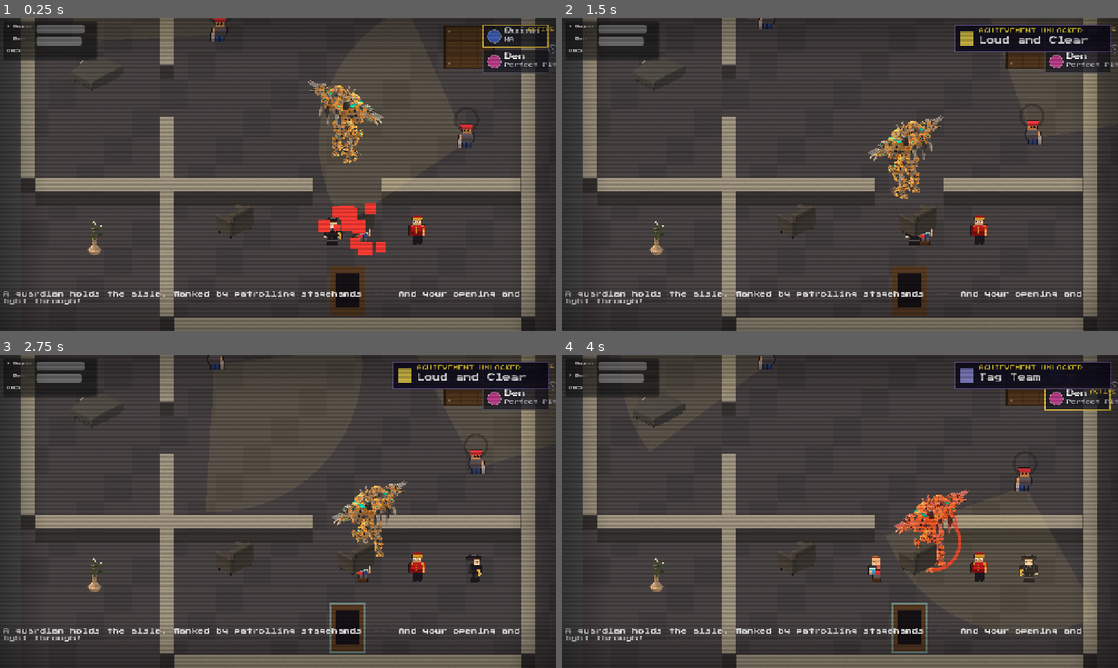
Above: before the commit, frames 1-4 (two rows, left to right).
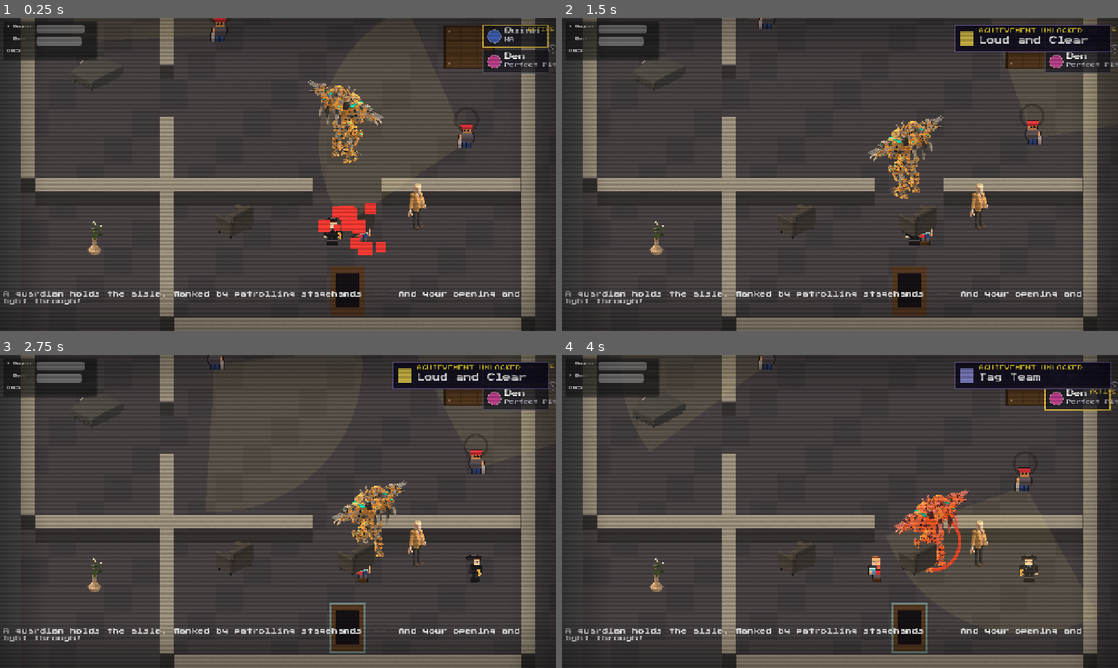
Above: after the commit, the same moments.

Repository: dougreichard/rpg_game
Game: Godot game, scene res://scenes/levels/GrandMarqueeCinema.tscn
Two runs of this game, one before a commit and one after it. Both use one fixed random seed, a clock stepped at 60 frames per second and the inputs below. This scene is started directly instead of the project's main scene.
Inputs (mouse positions are in pixels of both pictures, inside the frame that each line leads up to):
- Up to frame 1 (0.25 s): no input
- Up to frame 2 (1.5 s): tap Enter (ui_accept) at 0.5, 0.77 s; move the mouse to (962, 158) at 0.52 s; hold D (move_right) 0.53-1.25 s; hold F (attack) 0.53-1.25 s; click (962, 158) at 0.67 s; drag from (728, 190) to (917, 230) at 1.27 s
- Up to frame 3 (2.75 s): move the mouse to (333, 442) at 2.02 s; hold D (move_right) from 2.03 s (still down); tap V (dash) at 2.1 s
- Up to frame 4 (4 s): release D (move_right) at 2.75 s; drag from (812, 574) to (1062, 574) at 2.77 s; move the mouse to (1006, 558) at 3.52 s; hold A (move_left) from 3.53 s (still down); tap Tab (swap) at 3.6 s; tap Enter (ui_accept) at 3.77 s

The runs differ from the first frame. In frame 1, 0.4% of the frame differs, in the area x 73-77%, y 52-73%; in frame 2, 0.4%; in frame 3, 0.4%; in frame 4, 0.4%.

Commit message:
In-level NPCs -> Synty billboards (theme-matched, whole roster)
Swap 10 in-level NPCs to Synty character billboards via apply_npc_billboard,
picked from the full pack roster by theme (not just western):
Uncle Doug=Office Developer, ARIA=SciFiSpace RobotFemale, Cyrus=Junker,
Viktor=CrewCaptain, Carnival guard=HorrorCarnival Strongman,
Hieronymus=FortuneTeller, Rio=Crew, Lena=Paramedic, Librarian=Business_Female,
Usher=Office Boss. Wired across 9 levels; PIL fallback retained; boot clean.

Co-Authored-By: Claude Opus 4.8 <noreply@anthropic.com>

Diff:
--- a/scripts/levels/carnival.gd
+++ b/scripts/levels/carnival.gd
@@ -269,9 +269,10 @@
 	_backstage_gate.add_child(_gate_sprite)
 	# Carnival guard sprite — stands at the curtain in idle until talked down
 	_guard_sprite = AnimatedSprite2D.new()
-	var loaded: SpriteFrames = SpriteLoader.try_load_npc("carnival_guard")
-	_guard_sprite.sprite_frames = loaded if loaded != null else PlaceholderArt.make_player_frames(Color(0.8, 0.2, 0.2), "")
-	_guard_sprite.scale = Vector2(SpriteLoader.NPC_SPRITE_SCALE, SpriteLoader.NPC_SPRITE_SCALE) if loaded != null else Vector2.ONE
+	if not PlaceholderArt.apply_npc_billboard(_guard_sprite, "carnival_guard"):
+		var loaded: SpriteFrames = SpriteLoader.try_load_npc("carnival_guard")
+		_guard_sprite.sprite_frames = loaded if loaded != null else PlaceholderArt.make_player_frames(Color(0.8, 0.2, 0.2), "")
+		_guard_sprite.scale = Vector2(SpriteLoader.NPC_SPRITE_SCALE, SpriteLoader.NPC_SPRITE_SCALE) if loaded != null else Vector2.ONE
 	_guard_sprite.play("idle")
 	_guard_sprite.position = BACKSTAGE_POS + Vector2(0.0, 8.0)
 	add_child(_guard_sprite)
--- a/scripts/levels/clocktower.gd
+++ b/scripts/levels/clocktower.gd
@@ -240,9 +240,10 @@
 
 func _create_hieronymus_npc() -> void:
 	_hieronymus_sprite = AnimatedSprite2D.new()
-	var loaded: SpriteFrames = SpriteLoader.try_load_npc("hieronymus")
-	_hieronymus_sprite.sprite_frames = loaded if loaded != null else PlaceholderArt.make_player_frames(HIERONYMUS_COLOR, "")
-	_hieronymus_sprite.scale = Vector2(SpriteLoader.NPC_SPRITE_SCALE, SpriteLoader.NPC_SPRITE_SCALE) if loaded != null else Vector2.ONE
+	if not PlaceholderArt.apply_npc_billboard(_hieronymus_sprite, "hieronymus"):
+		var loaded: SpriteFrames = SpriteLoader.try_load_npc("hieronymus")
+		_hieronymus_sprite.sprite_frames = loaded if loaded != null else PlaceholderArt.make_player_frames(HIERONYMUS_COLOR, "")
+		_hieronymus_sprite.scale = Vector2(SpriteLoader.NPC_SPRITE_SCALE, SpriteLoader.NPC_SPRITE_SCALE) if loaded != null else Vector2.ONE
 	_hieronymus_sprite.play("idle")
 	_hieronymus_sprite.position = HIERONYMUS_POS
 	add_child(_hieronymus_sprite)
--- a/scripts/levels/grand_marquee_cinema.gd
+++ b/scripts/levels/grand_marquee_cinema.gd
@@ -295,9 +295,10 @@
 			add_child(spr)
 	# Uncle Doug — hidden until the level is cleared; appears in the booth
 	_uncle_doug_sprite = AnimatedSprite2D.new()
-	var loaded: SpriteFrames = SpriteLoader.try_load_npc("uncle_doug")
-	_uncle_doug_sprite.sprite_frames = loaded if loaded != null else PlaceholderArt.make_player_frames(Color(0.70, 0.63, 0.48), "")
-	_uncle_doug_sprite.scale = Vector2(SpriteLoader.NPC_SPRITE_SCALE, SpriteLoader.NPC_SPRITE_SCALE) if loaded != null else Vector2.ONE
+	if not PlaceholderArt.apply_npc_billboard(_uncle_doug_sprite, "uncle_doug"):
+		var loaded: SpriteFrames = SpriteLoader.try_load_npc("uncle_doug")
+		_uncle_doug_sprite.sprite_frames = loaded if loaded != null else PlaceholderArt.make_player_frames(Color(0.70, 0.63, 0.48), "")
+		_uncle_doug_sprite.scale = Vector2(SpriteLoader.NPC_SPRITE_SCALE, SpriteLoader.NPC_SPRITE_SCALE) if loaded != null else Vector2.ONE
 	_uncle_doug_sprite.play("idle")
 	_uncle_doug_sprite.position = PROJECTOR_POS + Vector2(48.0, 0.0)
 	_uncle_doug_sprite.visible = false
@@ -364,9 +365,10 @@
 
 func _create_usher_npc() -> void:
 	_usher_sprite = AnimatedSprite2D.new()
-	var loaded: SpriteFrames = SpriteLoader.try_load_npc("usher")
-	_usher_sprite.sprite_frames = loaded if loaded != null else PlaceholderArt.make_player_frames(USHER_COLOR, "")
-	_usher_sprite.scale = Vector2(SpriteLoader.NPC_SPRITE_SCALE, SpriteLoader.NPC_SPRITE_SCALE) if loaded != null else Vector2.ONE
+	if not PlaceholderArt.apply_npc_billboard(_usher_sprite, "usher"):
+		var loaded: SpriteFrames = SpriteLoader.try_load_npc("usher")
+		_usher_sprite.sprite_frames = loaded if loaded != null else PlaceholderArt.make_player_frames(USHER_COLOR, "")
+		_usher_sprite.scale = Vector2(SpriteLoader.NPC_SPRITE_SCALE, SpriteLoader.NPC_SPRITE_SCALE) if loaded != null else Vector2.ONE
 	_usher_sprite.play("idle")
 	_usher_sprite.position = USHER_POS
 	add_child(_usher_sprite)
--- a/scripts/levels/harbor_docks.gd
+++ b/scripts/levels/harbor_docks.gd
@@ -304,9 +304,10 @@
 
 func _create_viktor_npc() -> void:
 	_viktor_sprite = AnimatedSprite2D.new()
-	var loaded: SpriteFrames = SpriteLoader.try_load_npc("viktor")
-	_viktor_sprite.sprite_frames = loaded if loaded != null else PlaceholderArt.make_player_frames(VIKTOR_COLOR, "")
-	_viktor_sprite.scale = Vector2(SpriteLoader.NPC_SPRITE_SCALE, SpriteLoader.NPC_SPRITE_SCALE) if loaded != null else Vector2.ONE
+	if not PlaceholderArt.apply_npc_billboard(_viktor_sprite, "viktor"):
+		var loaded: SpriteFrames = SpriteLoader.try_load_npc("viktor")
+		_viktor_sprite.sprite_frames = loaded if loaded != null else PlaceholderArt.make_player_frames(VIKTOR_COLOR, "")
+		_viktor_sprite.scale = Vector2(SpriteLoader.NPC_SPRITE_SCALE, SpriteLoader.NPC_SPRITE_SCALE) if loaded != null else Vector2.ONE
 	_viktor_sprite.play("idle")
 	_viktor_sprite.position = VIKTOR_POS
 	add_child(_viktor_sprite)
--- a/scripts/levels/library_archive.gd
+++ b/scripts/levels/library_archive.gd
@@ -238,9 +238,10 @@
 	_librarian_desk.add_child(_desk_sprite)
 	# Librarian character sprite — stands at the desk in idle until talked down
 	_librarian_sprite = AnimatedSprite2D.new()
-	var loaded: SpriteFrames = SpriteLoader.try_load_npc("librarian")
-	_librarian_sprite.sprite_frames = loaded if loaded != null else PlaceholderArt.make_player_frames(Color(0.48, 0.55, 0.60), "")
-	_librarian_sprite.scale = Vector2(SpriteLoader.NPC_SPRITE_SCALE, SpriteLoader.NPC_SPRITE_SCALE) if loaded != null else Vector2.ONE
+	if not PlaceholderArt.apply_npc_billboard(_librarian_sprite, "librarian"):
+		var loaded: SpriteFrames = SpriteLoader.try_load_npc("librarian")
+		_librarian_sprite.sprite_frames = loaded if loaded != null else PlaceholderArt.make_player_frames(Color(0.48, 0.55, 0.60), "")
+		_librarian_sprite.scale = Vector2(SpriteLoader.NPC_SPRITE_SCALE, SpriteLoader.NPC_SPRITE_SCALE) if loaded != null else Vector2.ONE
 	_librarian_sprite.play("idle")
 	_librarian_sprite.position = LIBRARIAN_POS + Vector2(0.0, -16.0)  # just above desk
 	add_child(_librarian_sprite)
--- a/scripts/levels/the_drop.gd
+++ b/scripts/levels/the_drop.gd
@@ -276,9 +276,10 @@
 
 func _create_rio_npc() -> void:
 	_rio_sprite = AnimatedSprite2D.new()
-	var loaded: SpriteFrames = SpriteLoader.try_load_npc("rio")
-	_rio_sprite.sprite_frames = loaded if loaded != null else PlaceholderArt.make_player_frames(RIO_COLOR, "")
-	_rio_sprite.scale = Vector2(SpriteLoader.NPC_SPRITE_SCALE, SpriteLoader.NPC_SPRITE_SCALE) if loaded != null else Vector2.ONE
+	if not PlaceholderArt.apply_npc_billboard(_rio_sprite, "rio"):
+		var loaded: SpriteFrames = SpriteLoader.try_load_npc("rio")
+		_rio_sprite.sprite_frames = loaded if loaded != null else PlaceholderArt.make_player_frames(RIO_COLOR, "")
+		_rio_sprite.scale = Vector2(SpriteLoader.NPC_SPRITE_SCALE, SpriteLoader.NPC_SPRITE_SCALE) if loaded != null else Vector2.ONE
 	_rio_sprite.play("idle")
 	_rio_sprite.position = RIO_POS
 	add_child(_rio_sprite)
--- a/scripts/levels/underground_tunnels.gd
+++ b/scripts/levels/underground_tunnels.gd
@@ -372,9 +372,10 @@
 
 func _create_cyrus_npc() -> void:
 	_cyrus_sprite = AnimatedSprite2D.new()
-	var loaded: SpriteFrames = SpriteLoader.try_load_npc("cyrus")
-	_cyrus_sprite.sprite_frames = loaded if loaded != null else PlaceholderArt.make_player_frames(CYRUS_COLOR, "")
-	_cyrus_sprite.scale = Vector2(SpriteLoader.NPC_SPRITE_SCALE, SpriteLoader.NPC_SPRITE_SCALE) if loaded != null else Vector2.ONE
+	if not PlaceholderArt.apply_npc_billboard(_cyrus_sprite, "cyrus"):
+		var loaded: SpriteFrames = SpriteLoader.try_load_npc("cyrus")
+		_cyrus_sprite.sprite_frames = loaded if loaded != null else PlaceholderArt.make_player_frames(CYRUS_COLOR, "")
+		_cyrus_sprite.scale = Vector2(SpriteLoader.NPC_SPRITE_SCALE, SpriteLoader.NPC_SPRITE_SCALE) if loaded != null else Vector2.ONE
 	_cyrus_sprite.play("idle")
 	_cyrus_sprite.position = CYRUS_POS
 	add_child(_cyrus_sprite)
--- a/scripts/levels/vr_escape_room.gd
+++ b/scripts/levels/vr_escape_room.gd
@@ -312,9 +312,10 @@
 
 func _create_aria_npc() -> void:
 	_aria_sprite = AnimatedSprite2D.new()
-	var loaded: SpriteFrames = SpriteLoader.try_load_npc("aria")
-	_aria_sprite.sprite_frames = loaded if loaded != null else PlaceholderArt.make_player_frames(ARIA_COLOR, "")
-	_aria_sprite.scale = Vector2(SpriteLoader.NPC_SPRITE_SCALE, SpriteLoader.NPC_SPRITE_SCALE) if loaded != null else Vector2.ONE
+	if not PlaceholderArt.apply_npc_billboard(_aria_sprite, "aria"):
+		var loaded: SpriteFrames = SpriteLoader.try_load_npc("aria")
+		_aria_sprite.sprite_frames = loaded if loaded != null else PlaceholderArt.make_player_frames(ARIA_COLOR, "")
+		_aria_sprite.scale = Vector2(SpriteLoader.NPC_SPRITE_SCALE, SpriteLoader.NPC_SPRITE_SCALE) if loaded != null else Vector2.ONE
 	_aria_sprite.play("idle")
 	_aria_sprite.position = ARIA_POS
 	add_child(_aria_sprite)
--- a/scripts/levels/zip_line_park.gd
+++ b/scripts/levels/zip_line_park.gd
@@ -277,9 +277,10 @@
 
 func _create_lena_npc() -> void:
 	_lena_sprite = AnimatedSprite2D.new()
-	var loaded: SpriteFrames = SpriteLoader.try_load_npc("lena")
-	_lena_sprite.sprite_frames = loaded if loaded != null else PlaceholderArt.make_player_frames(LENA_COLOR, "")
-	_lena_sprite.scale = Vector2(SpriteLoader.NPC_SPRITE_SCALE, SpriteLoader.NPC_SPRITE_SCALE) if loaded != null else Vector2.ONE
+	if not PlaceholderArt.apply_npc_billboard(_lena_sprite, "lena"):
+		var loaded: SpriteFrames = SpriteLoader.try_load_npc("lena")
+		_lena_sprite.sprite_frames = loaded if loaded != null else PlaceholderArt.make_player_frames(LENA_COLOR, "")
+		_lena_sprite.scale = Vector2(SpriteLoader.NPC_SPRITE_SCALE, SpriteLoader.NPC_SPRITE_SCALE) if loaded != null else Vector2.ONE
 	_lena_sprite.play("idle")
 	_lena_sprite.position = LENA_POS
 	add_child(_lena_sprite)
Binary file added: assets/art/synty/characters/aria.png
Not shown, added: assets/art/synty/characters/aria.png.import
Binary file added: assets/art/synty/characters/carnival_guard.png
Not shown, added: assets/art/synty/characters/carnival_guard.png.import
Binary file added: assets/art/synty/characters/cyrus.png
Not shown, added: assets/art/synty/characters/cyrus.png.import
Binary file added: assets/art/synty/characters/hieronymus.png
Not shown, added: assets/art/synty/characters/hieronymus.png.import
Binary file added: assets/art/synty/characters/lena.png
Not shown, added: assets/art/synty/characters/lena.png.import
Binary file added: assets/art/synty/characters/librarian.png
Not shown, added: assets/art/synty/characters/librarian.png.import
(and 9 more such lines)
